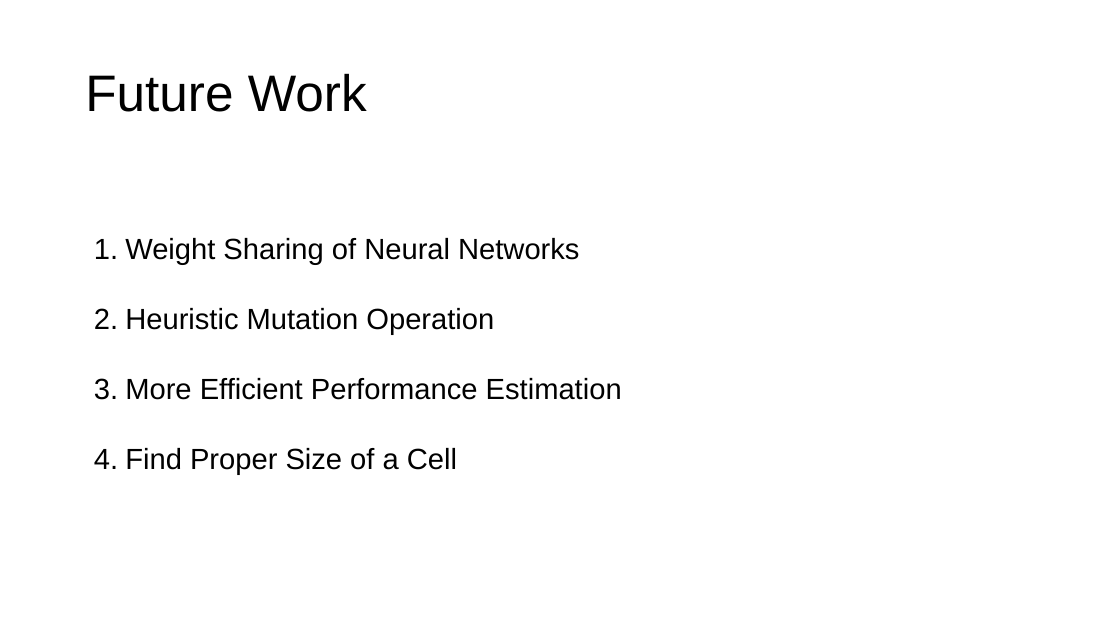
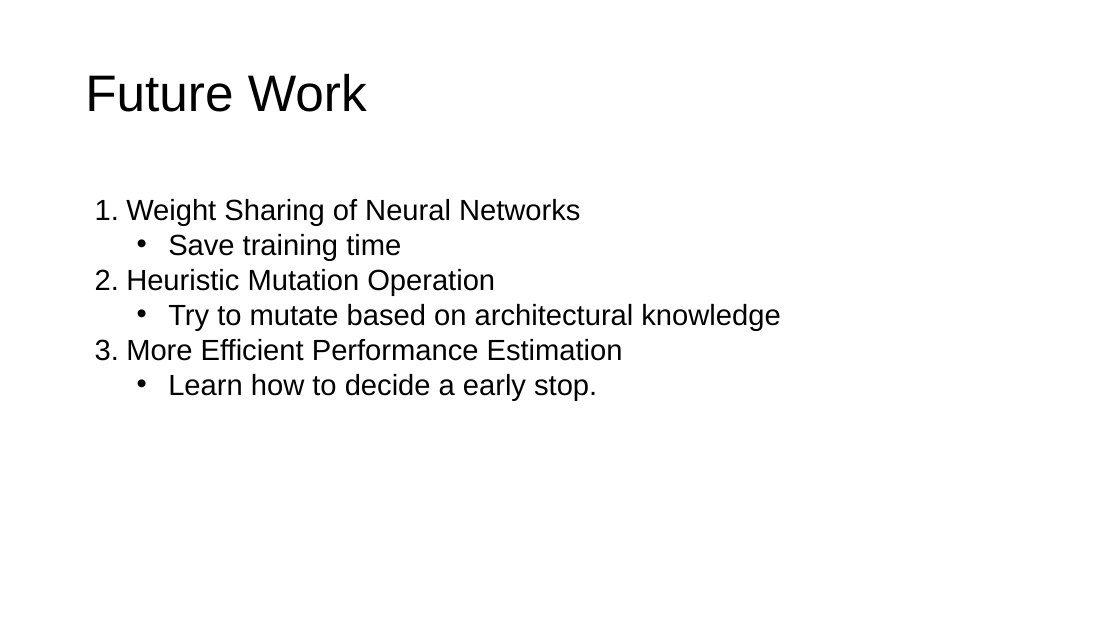
Before and after one commit to RangerX-36917/evoNAS, a slide deck: slide 34 of pre/final/5.9_final_report.pptx (slide 33 before the commit). Drawn at 1120x630 pixels with LibreOffice and Linux fonts; fonts in the diff are those of the drawing. Boxes give left, top, right and bottom in pixels: in the first picture for what was removed or moved away, otherwise in the second. Text is boxed around its words. In the diff, an @@ line names an element or a change of style, - is before the commit and + after.

```diff
--- a/pre/final/5.9_final_report.pptx
+++ b/pre/final/5.9_final_report.pptx
@@ text "Weight Sharing of Neural Networks": place and size @@
-text "Weight Sharing of Neural Networks" at (125,238,622,475)
+text "Weight Sharing of Neural Networks" at (126,199,780,401)
@@ text at (168,234,401,261): paragraph added @@
+  • Save training time
@@ text at (168,304,780,331): paragraph added @@
+  • Try to mutate based on architectural knowledge
@@ text at (168,374,597,401): text changed @@
-4. Find Proper Size of a Cell
+  • Learn how to decide a early stop.
```
Also in this commit, not shown: 4 other slides changed, 2 slides added.
